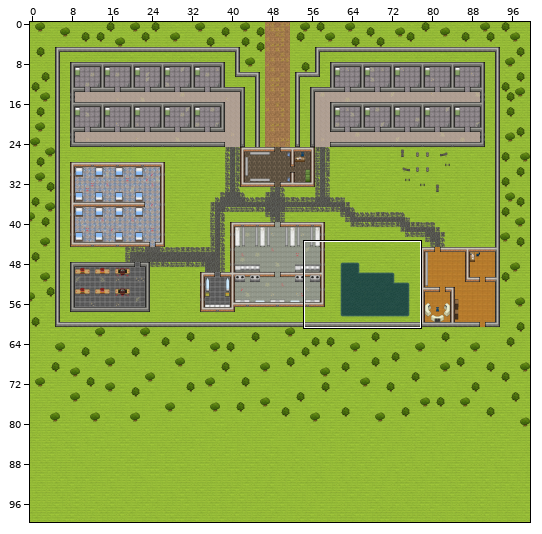
Two versions of a level (Tiled map (JSON), Map/Map(good).json). The first picture is a wide view before the edit; the outline marks the close-up.
Close-up. First the earlier version:
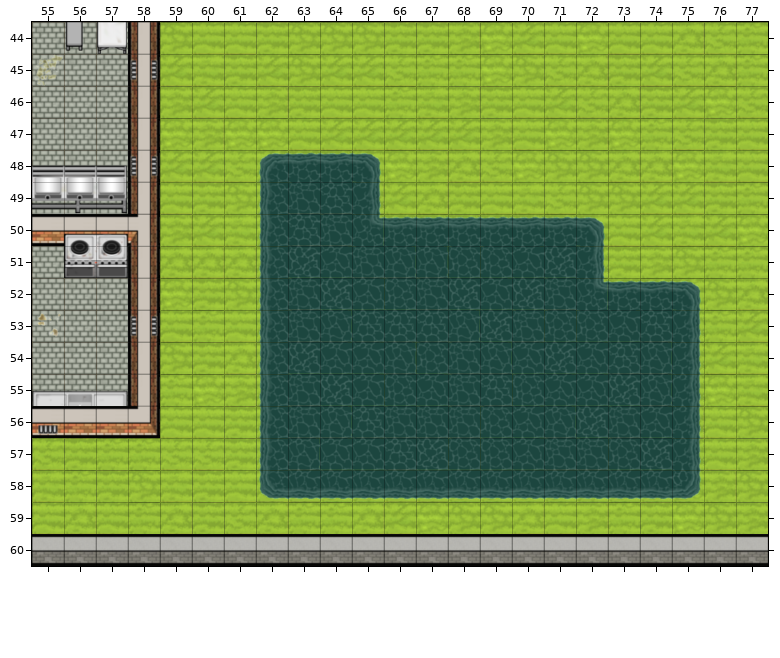
Cells are 32x32 px. Shown: x 55..77, y 44..60. The commit also changed other parts of the map, which this record leaves out.
Once edited:
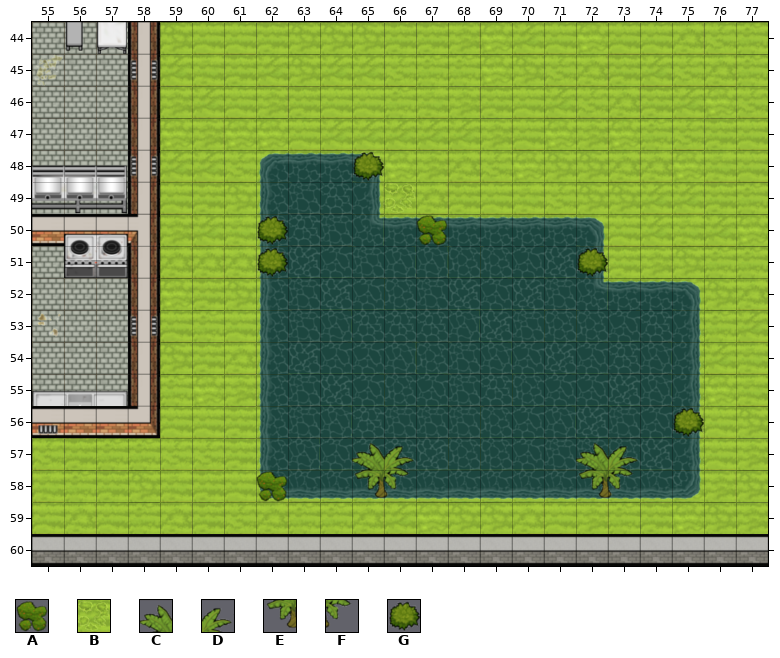
Key: from "Tileset": A 11, B 376, C 1924, D 1925, E 1956, F 1957, G 1958.
_ is an empty cell.
See-through tiles are keyed as they look on the map.
Diff:
Layer "Objects":
Tile A now appears in row 50 at x 67; in row 58 at x 62.
Tile B now appears in row 49 at x 66.
Tile C now appears in row 57 at x 65 and 72.
Tile D now appears in row 57 at x 66 and 73.
Tile E now appears in row 58 at x 65 and 72.
Tile F now appears in row 58 at x 66 and 73.
Tile G now appears in row 48 at x 65; in row 50 at x 62; in row 51 at x 62 and 72; in row 56 at x 75.
Changed places in both close-ups, as pixel boxes (x1, y1, x2, y2):
added: (352, 151, 448, 246)
added: (256, 216, 288, 278)
added: (576, 248, 608, 278)
added: (672, 408, 704, 438)
added: (352, 438, 414, 499)
added: (576, 438, 638, 499)
added: (256, 471, 288, 502)
